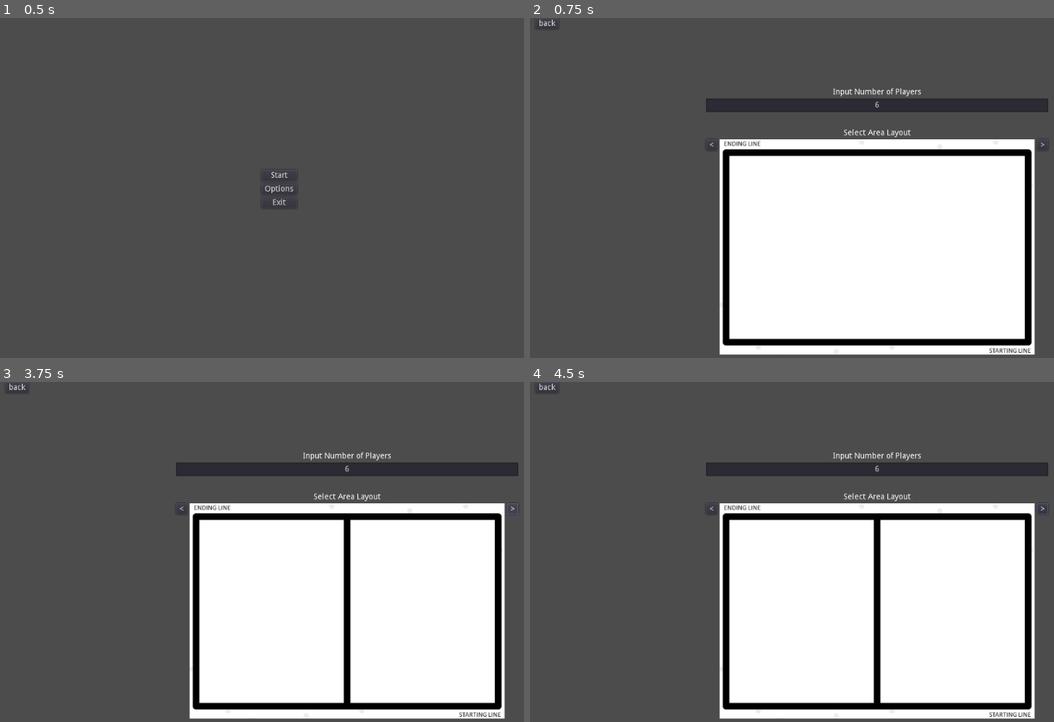
Above: before the commit, frames 1-4 (two rows, left to right).
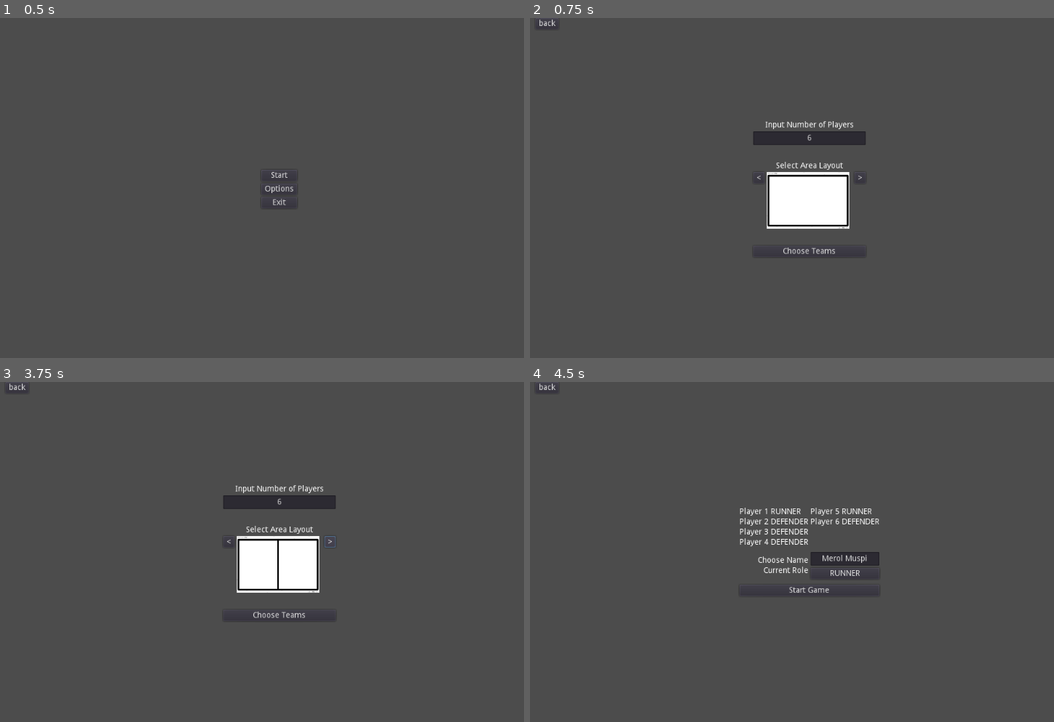
Above: after the commit, the same moments.

Repository: kqnunez/PATINTER.iO
Game: Godot game, scene res://Start_ExitGameUI.tscn
Same seed, same stepped clock (60 frames per second), same inputs: the game is played once before the commit and once after it.
Inputs (mouse positions are in pixels of both pictures, inside the frame that each line leads up to):
- Up to frame 1 (0.5 s): no input
- Up to frame 2 (0.75 s): click "Start" at 0.5 s
- Up to frame 3 (3.75 s): click "back" at 1.25 s; click "Start" at 2 s; click "<" at 2.75 s; click ">" at 3.5 s
- Up to frame 4 (4.5 s): click (807, 616) at 4.25 s, where only the run after the commit has a clickable "Choose Teams"

Frame 1 is identical in both runs. In frame 2, 39% of the frame differs, in the area x 33-99%, y 20-100%; in frame 3, 39%; in frame 4, 41%.

Commit message:
Add files via upload

Diff:
--- a/InputNoOfPlayer_PlayAreaLayoutUI.gd
+++ b/InputNoOfPlayer_PlayAreaLayoutUI.gd
@@ -10,7 +10,7 @@
 
 # Called when the node enters the scene tree for the first time.
 func _ready():
-	$gameSettingMenu/verticalCenter/sideMargins/menuButtons/playAre/setPlayArea/playAreaPreview.set_texture(load("res://Assets/playArea1.png"))
+	$gameSettingMenu/verticalCenter/sideMargins/menuButtons/playAre/setPlayArea/playAreaPreview.set_texture(load("res://Assets/playArea01.png"))
 	pass # Replace with function body.
 
 
@@ -30,9 +30,9 @@
 func _on_playAreaNext_pressed():
 	if playAreaCurrent < 4:
 		playAreaCurrent += 1
-		$gameSettingMenu/verticalCenter/sideMargins/menuButtons/playAre/setPlayArea/playAreaPreview.set_texture(load("res://Assets/playArea"+str(playAreaCurrent)+".png"))
+		$gameSettingMenu/verticalCenter/sideMargins/menuButtons/playAre/setPlayArea/playAreaPreview.set_texture(load("res://Assets/playArea0"+str(playAreaCurrent)+".png"))
 
 func _on_playAreaPrev_pressed():
 	if playAreaCurrent > 1:
 		playAreaCurrent -= 1
-		$gameSettingMenu/verticalCenter/sideMargins/menuButtons/playAre/setPlayArea/playAreaPreview.set_texture(load("res://Assets/playArea"+str(playAreaCurrent)+".png"))
+		$gameSettingMenu/verticalCenter/sideMargins/menuButtons/playAre/setPlayArea/playAreaPreview.set_texture(load("res://Assets/playArea0"+str(playAreaCurrent)+".png"))
--- a/InputNoOfPlayer_PlayAreaLayoutUI.tscn
+++ b/InputNoOfPlayer_PlayAreaLayoutUI.tscn
@@ -47,15 +47,15 @@
 }
 
 [node name="sideMargins" type="MarginContainer" parent="gameSettingMenu/verticalCenter"]
-margin_left = 104.0
-margin_right = 760.0
+margin_left = 83.0
+margin_right = 781.0
 margin_bottom = 356.0
 custom_constants/margin_right = 250
 custom_constants/margin_left = 250
 
 [node name="menuButtons" type="VBoxContainer" parent="gameSettingMenu/verticalCenter/sideMargins"]
 margin_left = 250.0
-margin_right = 406.0
+margin_right = 448.0
 margin_bottom = 356.0
 size_flags_horizontal = 3
 size_flags_vertical = 3
@@ -66,15 +66,15 @@
 }
 
 [node name="noOfPlayers" type="VBoxContainer" parent="gameSettingMenu/verticalCenter/sideMargins/menuButtons"]
-margin_top = 98.0
-margin_right = 156.0
-margin_bottom = 140.0
+margin_top = 58.0
+margin_right = 198.0
+margin_bottom = 100.0
 __meta__ = {
 "_edit_use_anchors_": false
 }
 
 [node name="noOfPlayersLabel" type="Label" parent="gameSettingMenu/verticalCenter/sideMargins/menuButtons/noOfPlayers"]
-margin_right = 156.0
+margin_right = 198.0
 margin_bottom = 14.0
 text = "Input Number of Players"
 align = 1
@@ -84,7 +84,7 @@
 
 [node name="noOfPlayersInput" type="LineEdit" parent="gameSettingMenu/verticalCenter/sideMargins/menuButtons/noOfPlayers"]
 margin_top = 18.0
-margin_right = 156.0
+margin_right = 198.0
 margin_bottom = 42.0
 text = "6"
 align = 1
@@ -93,12 +93,12 @@
 }
 
 [node name="playAre" type="VBoxContainer" parent="gameSettingMenu/verticalCenter/sideMargins/menuButtons"]
-margin_top = 170.0
-margin_right = 156.0
-margin_bottom = 208.0
+margin_top = 130.0
+margin_right = 198.0
+margin_bottom = 248.0
 
 [node name="playAreaPrompt" type="Label" parent="gameSettingMenu/verticalCenter/sideMargins/menuButtons/playAre"]
-margin_right = 156.0
+margin_right = 198.0
 margin_bottom = 14.0
 text = "Select Area Layout"
 align = 1
@@ -108,8 +108,8 @@
 
 [node name="setPlayArea" type="HBoxContainer" parent="gameSettingMenu/verticalCenter/sideMargins/menuButtons/playAre"]
 margin_top = 18.0
-margin_right = 156.0
-margin_bottom = 38.0
+margin_right = 198.0
+margin_bottom = 118.0
 rect_pivot_offset = Vector2( -354, -19 )
 alignment = 1
 
@@ -124,24 +124,28 @@
 
 [node name="playAreaPreview" type="TextureRect" parent="gameSettingMenu/verticalCenter/sideMargins/menuButtons/playAre/setPlayArea"]
 margin_left = 24.0
-margin_right = 24.0
-size_flags_horizontal = 2
-size_flags_vertical = 2
+margin_right = 174.0
+margin_bottom = 100.0
+rect_min_size = Vector2( 150, 100 )
+size_flags_horizontal = 3
+size_flags_vertical = 3
+expand = true
+stretch_mode = 5
 __meta__ = {
 "_edit_use_anchors_": false
 }
 
 [node name="playAreaNext" type="Button" parent="gameSettingMenu/verticalCenter/sideMargins/menuButtons/playAre/setPlayArea"]
-margin_left = 136.0
-margin_right = 156.0
+margin_left = 178.0
+margin_right = 198.0
 margin_bottom = 20.0
 size_flags_vertical = 0
 text = ">"
 
 [node name="roleSelectButton" type="Button" parent="gameSettingMenu/verticalCenter/sideMargins/menuButtons"]
-margin_top = 238.0
-margin_right = 156.0
-margin_bottom = 258.0
+margin_top = 278.0
+margin_right = 198.0
+margin_bottom = 298.0
 size_flags_horizontal = 3
 text = "Choose Teams"
 __meta__ = {
--- a/InputPlayerRole_NameUI.gd
+++ b/InputPlayerRole_NameUI.gd
@@ -27,3 +27,12 @@
 
 func _on_startGameButton_pressed():
 	playerName = $nameRoleMenu/verticalCenter/sideMargins/menuButtons/HBoxContainer/inputControls/playerNameInput.get_text()
+
+
+func _on_roleSelectInput_pressed():
+	if playerRole == 0:
+		playerRole = 1
+		$nameRoleMenu/verticalCenter/sideMargins/menuButtons/HBoxContainer/inputControls/roleSelectInput.set_text("DEFENDER")
+	else:
+		playerRole = 0
+		$nameRoleMenu/verticalCenter/sideMargins/menuButtons/HBoxContainer/inputControls/roleSelectInput.set_text("RUNNER")
--- a/InputPlayerRole_NameUI.tscn
+++ b/InputPlayerRole_NameUI.tscn
@@ -211,5 +211,6 @@
 }
 
 [connection signal="text_entered" from="nameRoleMenu/verticalCenter/sideMargins/menuButtons/HBoxContainer/inputControls/playerNameInput" to="." method="_on_playerNameInput_text_entered"]
+[connection signal="pressed" from="nameRoleMenu/verticalCenter/sideMargins/menuButtons/HBoxContainer/inputControls/roleSelectInput" to="." method="_on_roleSelectInput_pressed"]
 [connection signal="pressed" from="nameRoleMenu/verticalCenter/sideMargins/menuButtons/startGameButton" to="." method="_on_startGameButton_pressed"]
 [connection signal="pressed" from="back" to="." method="_on_back_pressed"]
Not shown, added: Assets/PlayArea1.png.import
Not shown, added: Assets/PlayArea2.png.import
Not shown, added: Assets/PlayArea3.png.import
Not shown, added: Assets/PlayArea4.png.import
Not shown, added: Assets/Player1.png.import
Not shown, added: Assets/Player2.png.import
Not shown, added: Assets/Player3.png.import
Not shown, added: Assets/Player4.png.import
Not shown, added: Assets/Player5.png.import
Not shown, added: Assets/Player6.png.import
Not shown, added: Assets/Player7.png.import
Not shown, added: Assets/Player8.png.import
(and 8 more such lines)
